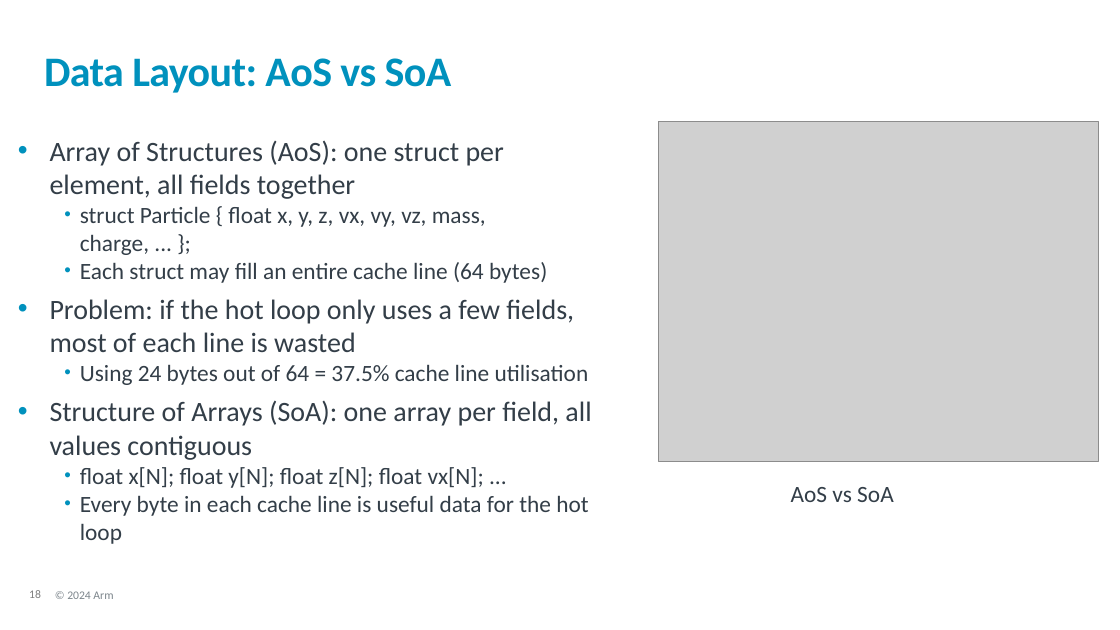
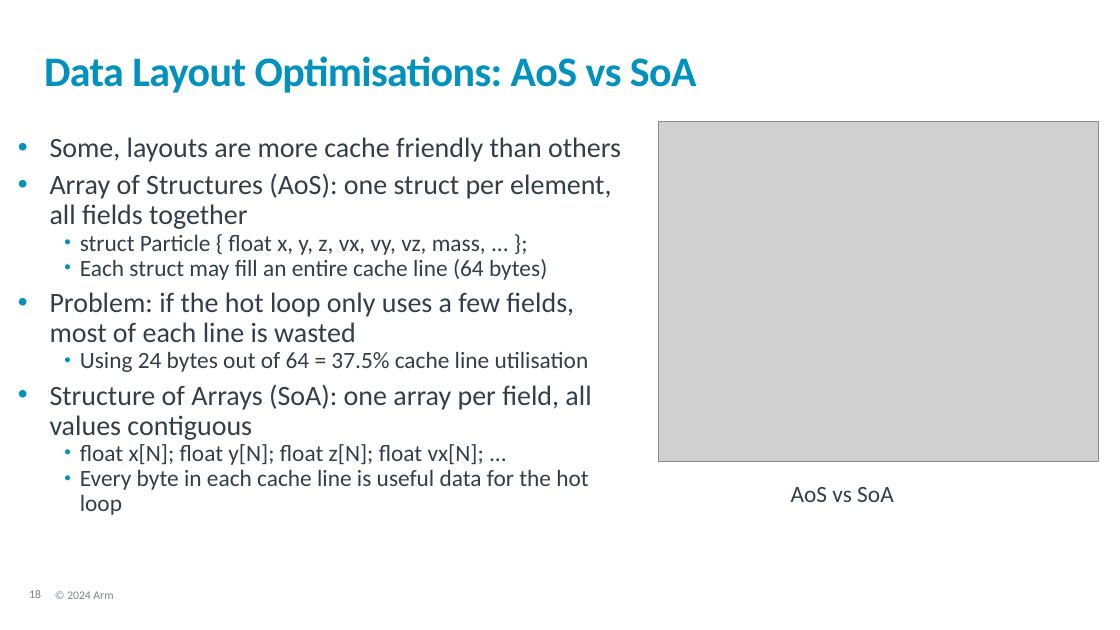
Before and after one commit to OliverGrainge/Arm-Total-Performance, a slide deck: slide 18 of slides.pptx. Drawn at 1120x630 pixels with LibreOffice and Linux fonts; fonts in the diff are those of the drawing; grey boxes stand for pictures; background and template pictures are left out. Boxes give left, top, right and bottom in pixels: in the first picture for what was removed or moved away, otherwise in the second. Text is boxed around its words. In the diff, an @@ line names an element or a change of style, - is before the commit and + after.

```diff
--- a/slides.pptx
+++ b/slides.pptx
@@ title at <box>44,56,697,93</box>: text changed @@
-Data Layout: AoS vs SoA
+Data Layout Optimisations: AoS vs SoA
@@ text at <box>50,137,621,162</box>: paragraph added @@
+• Some, layouts are more cache friendly than others
@@ text at <box>50,174,611,515</box>: line spacing 1 to 0.9 @@
@@ text at <box>80,234,486,255</box>: text changed @@
-  • struct Particle { float x, y, z, vx, vy, vz, mass, charge, ... };
+  • struct Particle { float x, y, z, vx, vy, vz, mass, ... };
```
Also in this commit, not shown: 12 other slides changed.
